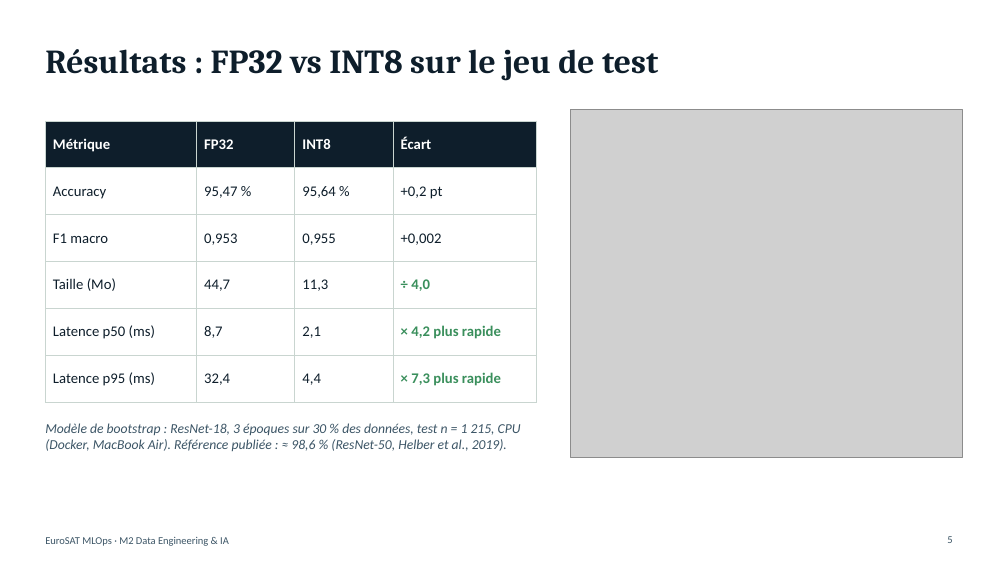
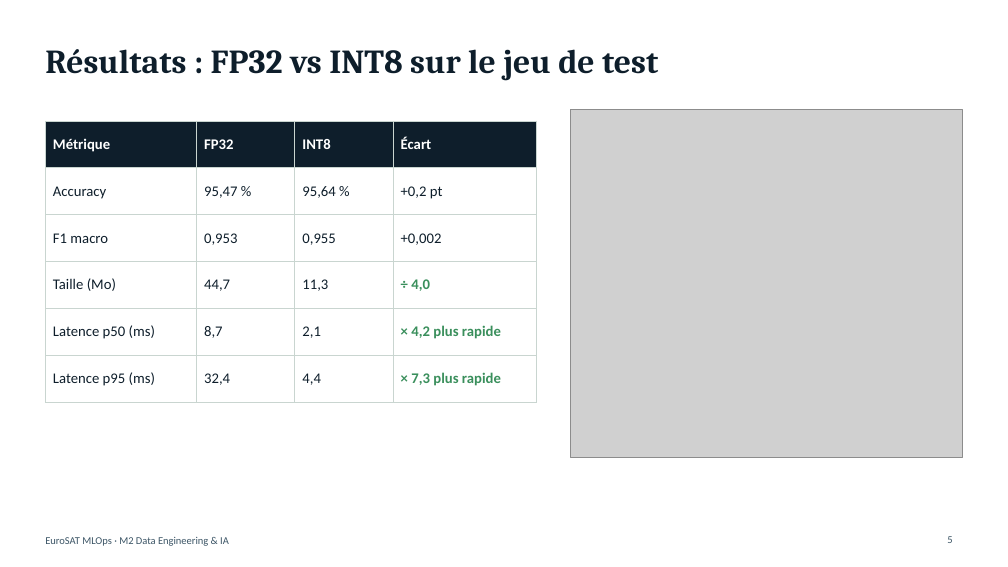
Before and after one commit to nplnguyen/eurosat-mlops, a slide deck: slide 5 of presentation/soutenance-mlops-eurosat.pptx. Drawn at 1008x567 pixels with LibreOffice and Linux fonts; fonts in the diff are those of the drawing; grey boxes stand for pictures. Boxes give left, top, right and bottom in pixels: in the first picture for what was removed or moved away, otherwise in the second. Text is boxed around its words. In the diff, an @@ line names an element or a change of style, - is before the commit and + after.

```diff
--- a/presentation/soutenance-mlops-eurosat.pptx
+++ b/presentation/soutenance-mlops-eurosat.pptx
@@ text removed at <box>45,423,521,451</box> @@
-Modèle de bootstrap : ResNet-18, 3 époques sur 30 % des données, test n = 1 215, CPU (Docker, MacBook Air). Référence publiée : ≈ 98,6 % (ResNet-50, Helber et al., 2019).
```
Also in this commit, not shown: 5 other slides changed.
